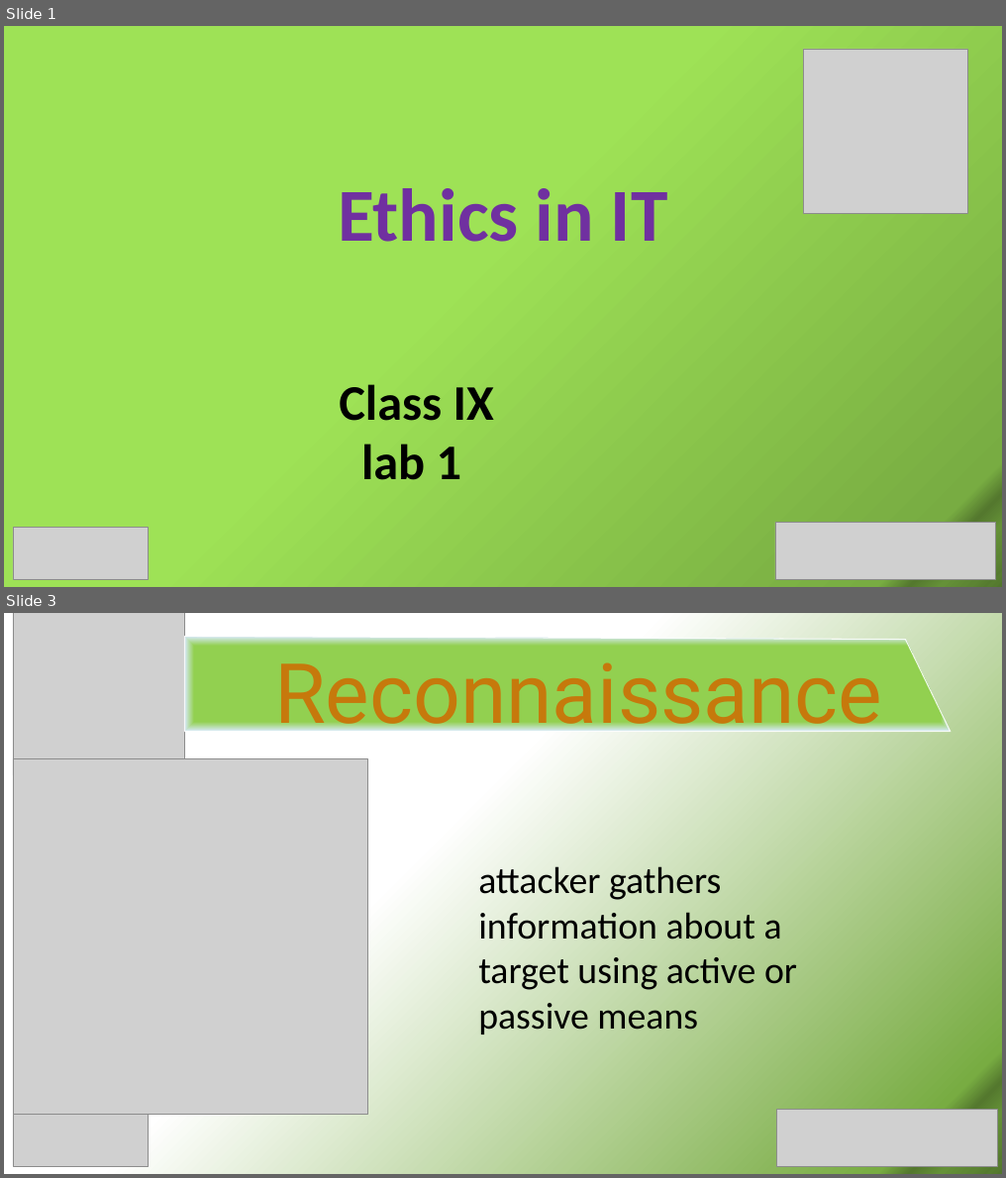
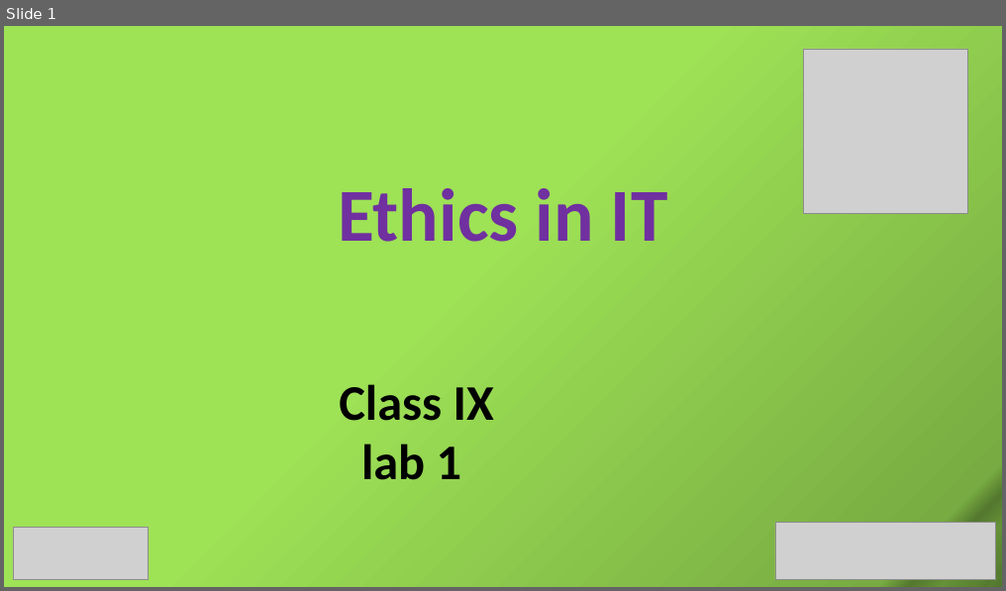
Before and after one commit to SabitDeepto/IIDP, a slide deck: class 10/1.Ethics in IT/2. Presentation/Ethics 1.pptx. Shown one above the other, each under a label of ours: slides 1 and 3 before the commit, slide 1 after it; the slides between them are not shown. The pictures are 1006x1178 and 1006x591 pixels, drawn with LibreOffice and Linux fonts; fonts in the diff are those of the drawing; grey boxes stand for pictures. Boxes give left, top, right and bottom in pixels: in the first picture for what was removed or moved away, otherwise in the second. Text is boxed around its words. In the diff, an @@ line names an element or a change of style, - is before the commit and + after.

```diff
--- a/class 10/1.Ethics in IT/2. Presentation/Ethics 1.pptx
+++ b/class 10/1.Ethics in IT/2. Presentation/Ethics 1.pptx
@@ slide 3 removed at (4,613,1002,1174), background gradient #FFFFFF to #78AC42 to #54782E to #659138 to #5C8433 to #557A2F to #577D30 to #52762D @@
@@ picture removed at (13,613,184,775) @@
@@ freeform shape removed at (184,636,950,731) @@
@@ text removed at (274,663,882,743) @@
-Reconnaissance
@@ picture removed at (13,759,368,1115) @@
@@ text removed at (478,866,797,1035) @@
-attacker gathers information about a target using active or passive means
@@ picture removed at (13,1115,148,1166) @@
@@ picture removed at (776,1109,997,1167) @@
```
Also in this commit, not shown: 1 slide changed, 6 slides added, 4 other slides removed, 5 other files.
